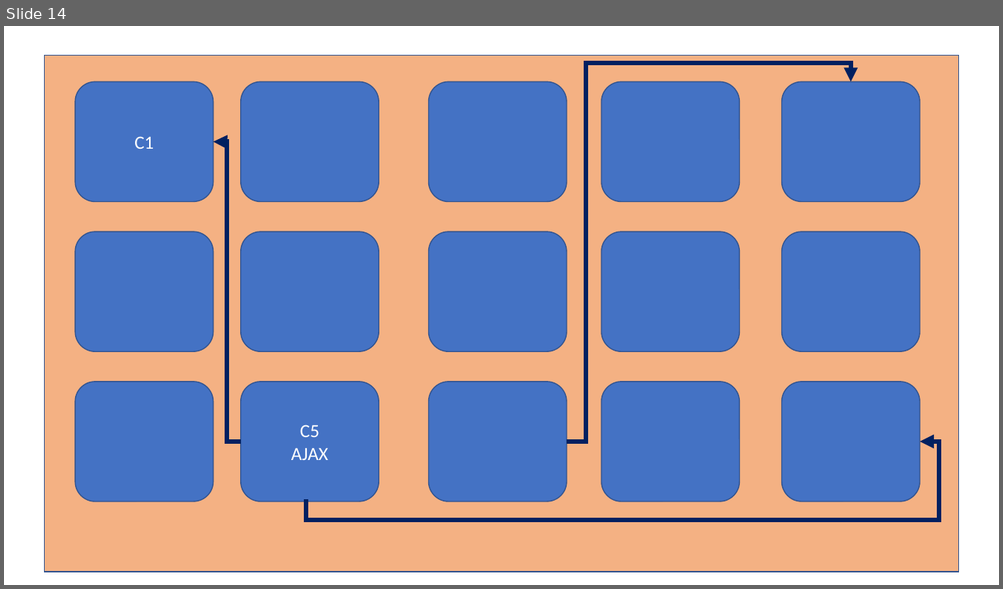
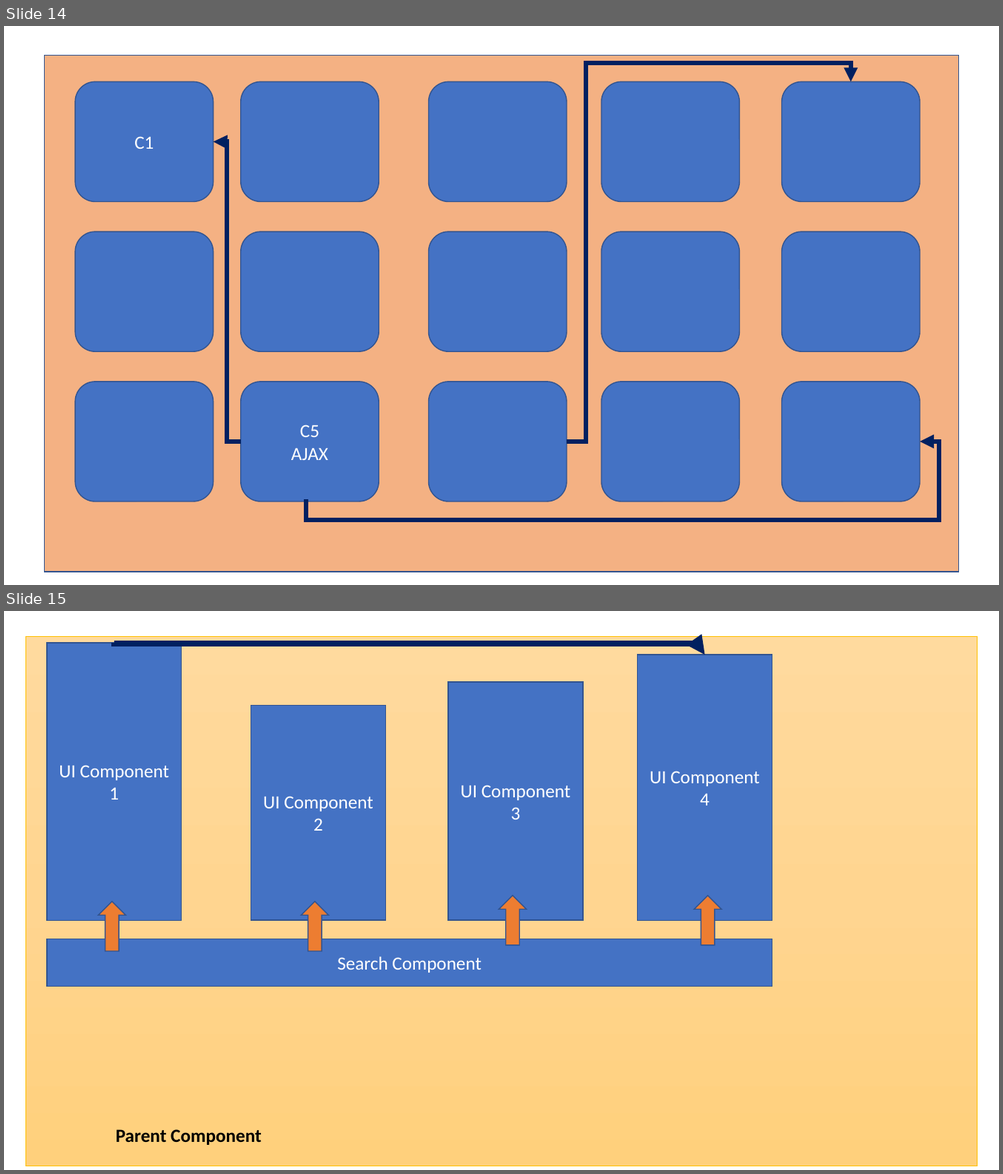
Before and after one commit to maheshsabnis/react-sync-trg, a slide deck: images_ppt.pptx. Shown one above the other, each under a label of ours: slide 14 before the commit, slides 14 and 15 after it. The pictures are 1003x589 and 1003x1174 pixels, drawn with LibreOffice and Linux fonts; fonts in the diff are those of the drawing. Boxes give left, top, right and bottom in pixels: in the first picture for what was removed or moved away, otherwise in the second. Text is boxed around its words. In the diff, an @@ line names an element or a change of style, - is before the commit and + after.

```diff
--- a/images_ppt.pptx
+++ b/images_ppt.pptx
@@ slide 15 added at bbox=[4, 611, 999, 1170], background #FFFFFF @@
@@ rectangle added at bbox=[25, 636, 977, 1166], fill gradient #FFDB9E to #FFD590 to #FFD07C, outline #FFC000 0.5 pt @@
@@ rectangle added at bbox=[46, 643, 181, 920], fill #4472C4, outline #325491 1 pt, 18 pt, text #FFFFFF @@
+UI Component 1
@@ elbow arrow added from (114, 643) to (705, 655), #002060 6 pt @@
@@ rectangle added at bbox=[637, 655, 771, 920], fill #4472C4, outline #325491 1 pt, 18 pt, text #FFFFFF @@
+UI Component 4
@@ rectangle added at bbox=[448, 682, 582, 920], fill #4472C4, outline #325491 1 pt, 18 pt, text #FFFFFF @@
+UI Component 3
@@ rectangle added at bbox=[251, 705, 385, 920], fill #4472C4, outline #325491 1 pt, 18 pt, text #FFFFFF @@
+UI Component 2
@@ up arrow added at bbox=[498, 896, 526, 946], fill #ED7D31, outline #325491 1 pt @@
@@ up arrow added at bbox=[694, 896, 722, 946], fill #ED7D31, outline #325491 1 pt @@
@@ up arrow added at bbox=[98, 902, 125, 952], fill #ED7D31, outline #325491 1 pt @@
@@ up arrow added at bbox=[301, 902, 329, 952], fill #ED7D31, outline #325491 1 pt @@
@@ rectangle added at bbox=[46, 940, 771, 986], fill #4472C4, outline #325491 1 pt, 18 pt, text #FFFFFF @@
+Search Component
@@ text added at bbox=[116, 1130, 262, 1145], 18 pt, text #000000, bold @@
+Parent Component
```
Also in this commit, not shown: 1 other slide added, 1 other file.
